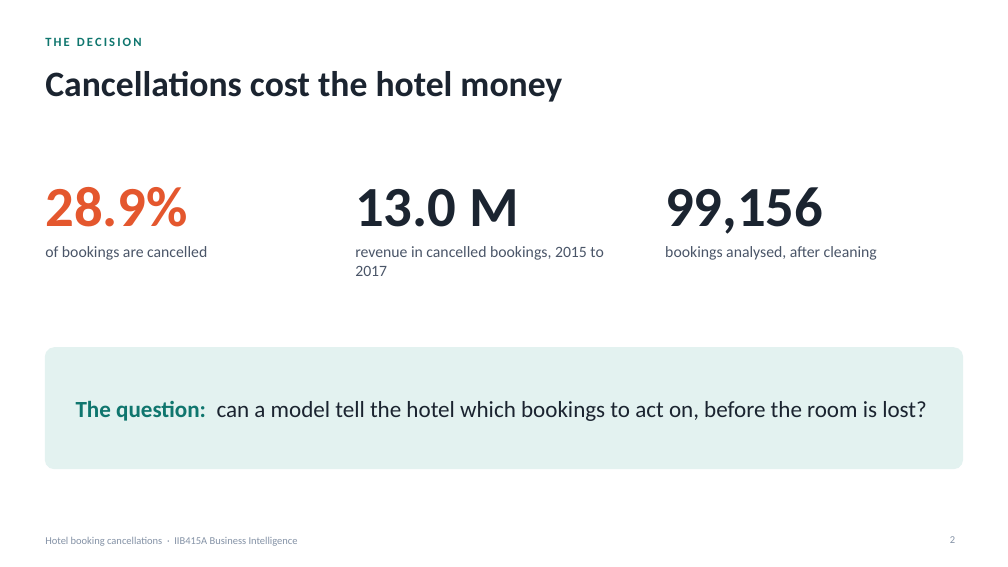
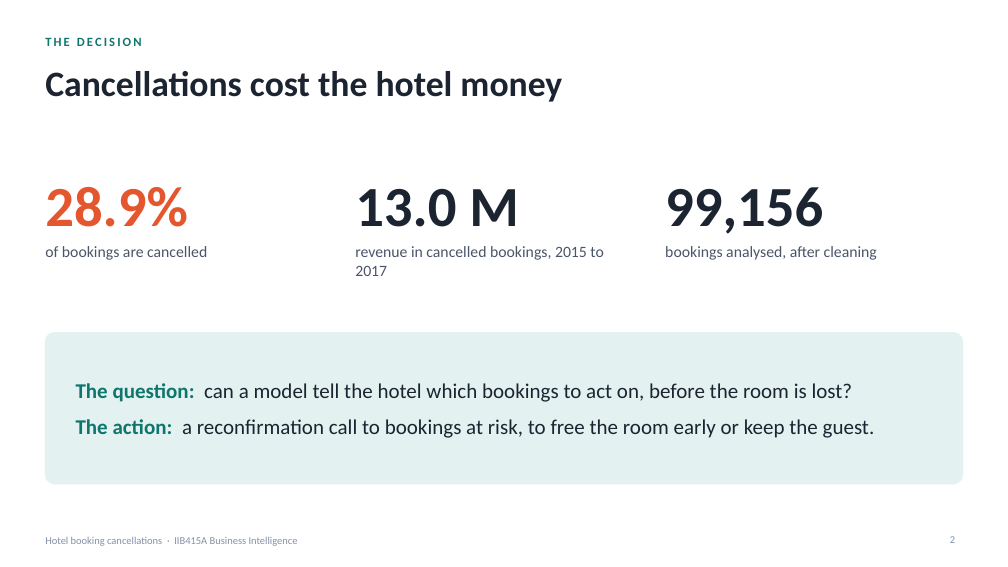
Before and after one commit to nachitonachito/Business-Intelligence, a slide deck: slide 2 of booking/presentacion.pptx. Drawn at 1008x567 pixels with LibreOffice and Linux fonts; fonts in the diff are those of the drawing. Boxes give left, top, right and bottom in pixels: in the first picture for what was removed or moved away, otherwise in the second. Text is boxed around its words. In the diff, an @@ line names an element or a change of style, - is before the commit and + after.

Commit message:
State the action on slide 2

```diff
--- a/booking/presentacion.pptx
+++ b/booking/presentacion.pptx
@@ rounded rectangle: place and size @@
-rounded rectangle at bbox=[45, 348, 963, 469]
+rounded rectangle at bbox=[45, 333, 963, 484]
@@ rounded rectangle at bbox=[45, 333, 963, 484]: proportions changed @@
@@ text "The question: can a model ...": place and size @@
-text "The question: can a model ..." at bbox=[76, 400, 927, 421]
+text "The question: can a model ..." at bbox=[76, 383, 875, 438]
@@ text at bbox=[76, 383, 853, 402]: size 22 to 20 pt in "The question: can a model tell the ..." @@
@@ text at bbox=[76, 419, 875, 438]: paragraph added @@
+The action: a reconfirmation call to bookings at risk, to free the room early or keep the guest.
```
Also in this commit, not shown: 1 other file.
